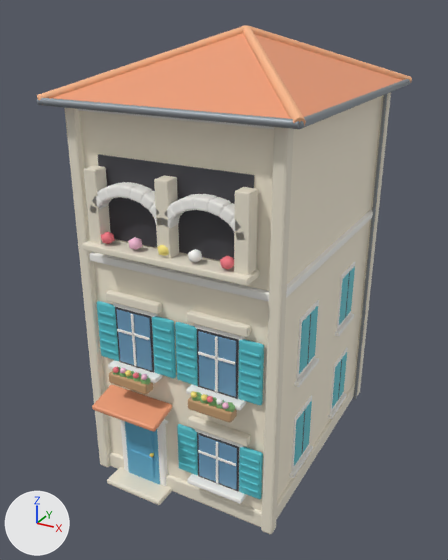
Renders of the Blender file source-art/bayview/house_d.blend from each side of a commit.
The view is the same before and after, from a camera (50 mm lens) standing at (7.44, -14.67, 12.31) and looking at (-0.29, -0.62, 5.29). Every picture has the same lights, and +X, +Y and +Z are marked at lower left. The first picture is the older version.

The first picture shows 'Visual'.
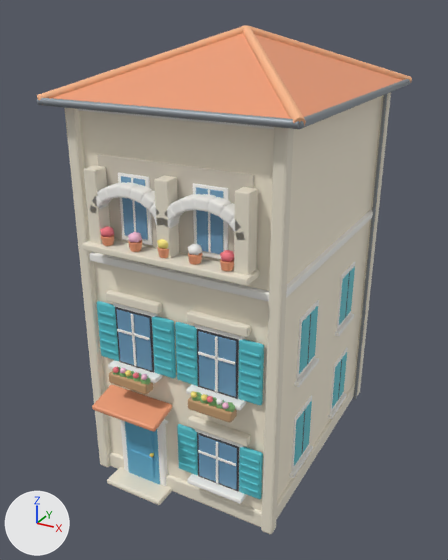
What differs and where, as boxes [x1, y1, x2, y2] in the pictures (448 x 560 px):
part 1 of me_cube, added: after [131, 178, 136, 232]
part 2 of me_cube, added: after [208, 189, 211, 253]
part 3 of me_cube, added: after [100, 226, 114, 237]
part 4 of me_cube, added: after [128, 232, 142, 243]
part 5 of me_cube, added: after [157, 239, 168, 249]
part 6 of me_cube, added: after [188, 244, 202, 255]
part 7 of me_cube, added: after [220, 250, 234, 262]
part 8 of me_cube, rebuilt: before [220, 256, 234, 269]; after [220, 259, 234, 271]
part 9 of me_cube, rebuilt: before [157, 245, 169, 256]; after [157, 247, 169, 258]
part 10 of me_cube, rebuilt (7% narrower, 8% shorter): before [101, 232, 115, 244]; after [101, 235, 114, 246]
part 11 of me_cube, rebuilt (7% shorter): before [188, 249, 203, 263]; after [188, 252, 203, 265]
part 12 of me_cube, rebuilt (6% narrower, 7% shorter): before [128, 237, 143, 250]; after [128, 240, 142, 252]
part 13 of me_cube, added: after [118, 172, 153, 245]
part 14 of me_cube, added (blue): after [121, 176, 148, 240]
part 15 of me_cube, added: after [193, 183, 228, 259]
part 16 of me_cube, added (blue): after [196, 187, 223, 254]
part 17 of me_cube, recoloured (dark grey to pale yellow): [98, 154, 254, 260] in both

Diff of the bpy script that builds the scene:
```diff
--- a/source-art/bayview/house_d.blend.py
+++ b/source-art/bayview/house_d.blend.py
@@ mat_stonedark @@
+mat_stonedark = principled_material('StoneDark')
+mat_stonedark.base_color = (0.66, 0.6, 0.5)  # pale yellow #d4cbbc
+mat_stonedark.roughness = 0.55
@@ me_cube @@
 # used by ob_visual; location = (0.0, 0.0, 5.2)
-me_cube.from_pydata(...)  # 8910 vertices, 8709 faces; spans x -3.24..3.24, y -4.39..4.12, z -5.24..6.71
+me_cube.from_pydata(...)  # 9850 vertices, 9597 faces; spans x -3.24..3.24, y -4.39..4.12, z -5.24..6.71
+# me_cube part 1: a new loose piece, a box spanning x -1.025..-0.975, y -3.625..-3.595, z 2.17..3.59, in mat_whitetrim (white #fcfaf6)
+# me_cube part 2: a new loose piece, a box spanning x 0.975..1.025, y -3.625..-3.595, z 2.17..3.59, in mat_whitetrim (white #fcfaf6)
+# me_cube part 3: a new loose piece, an icosphere of 20 faces spanning x -1.76..-1.44, y -4.05..-3.75, z 2.16..2.44, in mat_flowerred (red #f97c86)
+# me_cube part 4: a new loose piece, an icosphere of 20 faces spanning x -0.96..-0.64, y -4.05..-3.75, z 2.16..2.44, in mat_flowerpink (pink #ffc5df)
+# me_cube part 5: a new loose piece, an icosphere of 20 faces spanning x -0.16..0.16, y -4.05..-3.75, z 2.16..2.44, in mat_floweryellow (yellow #ffec81)
+# me_cube part 6: a new loose piece, an icosphere of 20 faces spanning x 0.64..0.96, y -4.05..-3.75, z 2.16..2.44, in mat_flowerwhite (white #fffffc)
+# me_cube part 7: a new loose piece, an icosphere of 20 faces spanning x 1.44..1.76, y -4.05..-3.75, z 2.16..2.44, in mat_flowerred (red #f97c86)
+# me_cube part 8: the loose piece of 12 vertices spanning x 1.44..1.76, y -4.05..-3.75, z 1.99..2.31 is rebuilt with 140 vertices and now spans x 1.44..1.76, y -4.06..-3.74, z 1.99..2.21, in mat_rooftile (orange #ef9e76)
+# me_cube part 9: the loose piece of 12 vertices spanning x -0.16..0.16, y -4.05..-3.75, z 1.99..2.31 is rebuilt with 140 vertices and now spans x -0.16..0.16, y -4.06..-3.74, z 1.99..2.21, in mat_rooftile (orange #ef9e76)
+# me_cube part 10: the loose piece of 12 vertices spanning x -1.76..-1.44, y -4.05..-3.75, z 1.99..2.31 is rebuilt with 140 vertices and now spans x -1.76..-1.44, y -4.06..-3.74, z 1.99..2.21, in mat_rooftile (orange #ef9e76)
+# me_cube part 11: the loose piece of 12 vertices spanning x 0.64..0.96, y -4.05..-3.75, z 1.99..2.31 is rebuilt with 140 vertices and now spans x 0.64..0.96, y -4.06..-3.74, z 1.99..2.21, in mat_rooftile (orange #ef9e76)
+# me_cube part 12: the loose piece of 12 vertices spanning x -0.96..-0.64, y -4.05..-3.75, z 1.99..2.31 is rebuilt with 140 vertices and now spans x -0.96..-0.64, y -4.06..-3.74, z 1.99..2.21, in mat_rooftile (orange #ef9e76)
+# me_cube part 13: a new loose piece of 56 vertices spanning x -1.43..-0.57, y -3.59..-3.53, z 2.04..3.66, in mat_whitetrim (white #fcfaf6)
+# me_cube part 14: a new loose piece of 56 vertices spanning x -1.33..-0.67, y -3.61..-3.57, z 2.17..3.59, in mat_glass (blue #6f9ebf)
+# me_cube part 15: a new loose piece of 56 vertices spanning x 0.57..1.43, y -3.59..-3.53, z 2.04..3.66, in mat_whitetrim (white #fcfaf6)
+# me_cube part 16: a new loose piece of 56 vertices spanning x 0.67..1.33, y -3.61..-3.57, z 2.17..3.59, in mat_glass (blue #6f9ebf)
+# me_cube part 17: 6 faces spanning x -2.0..2.0, y -3.55..-3.49, z 2.0..4.0 switch from mat_black (dark grey #3f3f45) to mat_stonedark (pale yellow #d4cbbc)
 me_cube.materials.append(mat_tint_wall)
```
